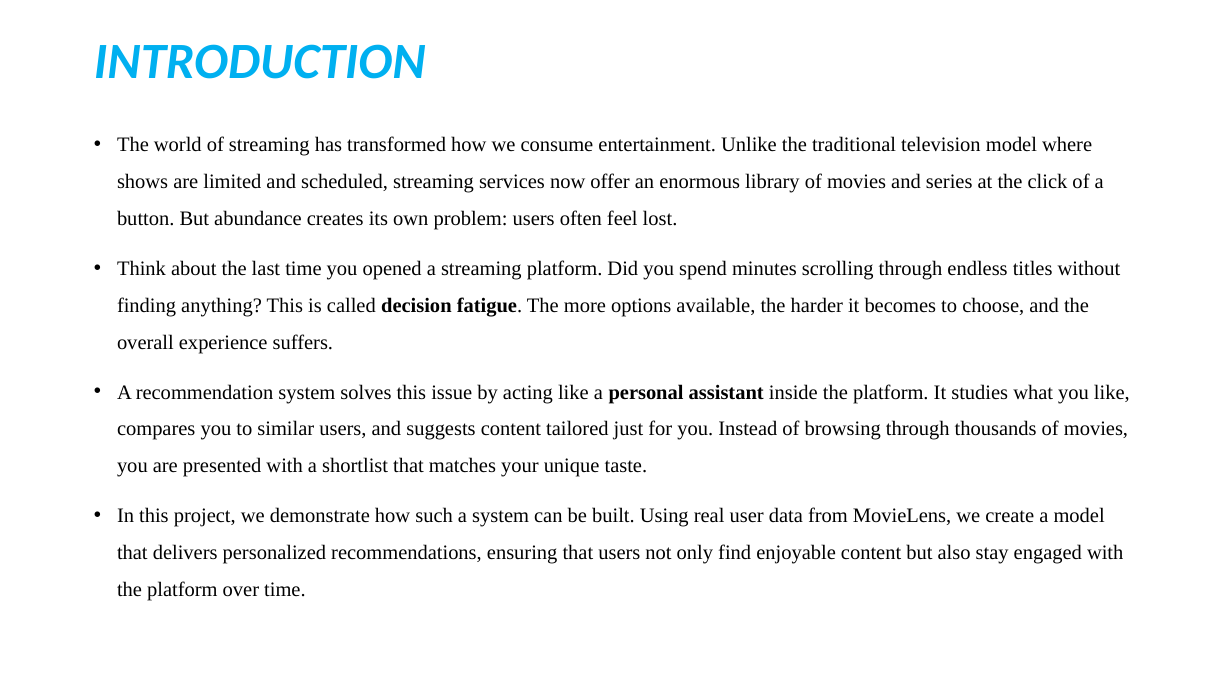
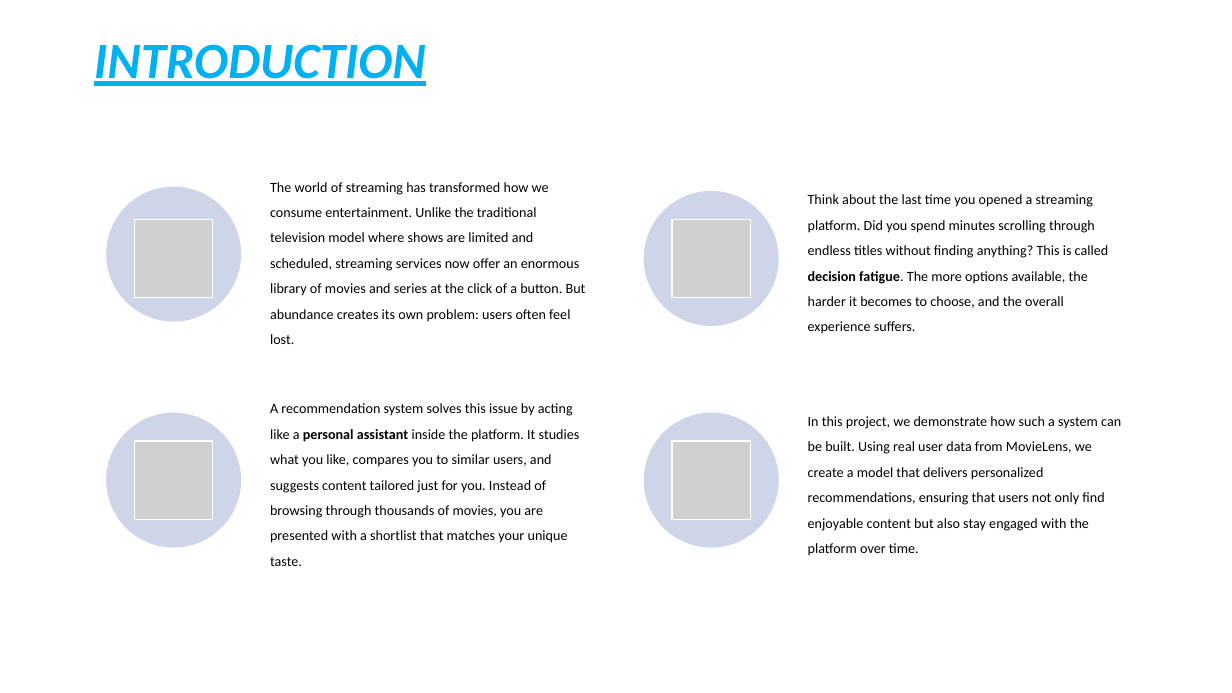
Before and after one commit to H-Rumenya/Group_2_P4_Project, a slide deck: slide 2 of Non-Technical Presentation.pptx. Drawn at 1232x693 pixels with LibreOffice and Linux fonts; fonts in the diff are those of the drawing; grey boxes stand for pictures. Boxes give left, top, right and bottom in pixels: in the first picture for what was removed or moved away, otherwise in the second. Text is boxed around its words. In the diff, an @@ line names an element or a change of style, - is before the commit and + after.

Commit message:
To add modelling,evaluation and conclusion

```diff
--- a/Non-Technical Presentation.pptx
+++ b/Non-Technical Presentation.pptx
@@ title "INTRODUCTION" at (94, 44, 426, 86): underline on @@
@@ text removed at (117, 136, 1130, 601) @@
-• The world of streaming has transformed how we consume entertainment. Unlike the traditional television model where shows are limited and scheduled, streaming services now offer an enormous library of movies and series at the click of a button. But abundance creates its own problem: users often feel lost.
-• Think about the last time you opened a streaming platform. Did you spend minutes scrolling through endless titles without finding anything? This is called decision fatigue. The more options available, the harder it becomes to choose, and the overall experience suffers.
-• A recommendation system solves this issue by acting like a personal assistant inside the platform. It studies what you like, compares you to similar users, and suggests content tailored just for you. Instead of browsing through thousands of movies, you are presented with a shortlist that matches your unique taste.
-• In this project, we demonstrate how such a system can be built. Using real user data from MovieLens, we create a model that delivers personalized recommendations, ensuring that users not only find enjoyable content but also stay engaged with the platform over time.
@@ group added at (106, 182, 1121, 556): 4 ellipses, 4 pictures, 4 texts @@
+The world of streaming has transformed how we consume entertainment. Unlike the traditional television model where shows are limited and scheduled, streaming services now offer an enormous library of movies and series at the click of a button. But abundance creates its own problem: users often feel lost.
+Think about the last time you opened a streaming platform. Did you spend minutes scrolling through endless titles without finding anything? This is called decision fatigue. The more options available, the harder it becomes to choose, and the overall experience suffers.
+A recommendation system solves this issue by acting like a personal assistant inside the platform. It studies what you like, compares you to similar users, and suggests content tailored just for you. Instead of browsing through thousands of movies, you are presented with a shortlist that matches your unique taste.
+In this project, we demonstrate how such a system can be built. Using real user data from MovieLens, we create a model that delivers personalized recommendations, ensuring that users not only find enjoyable content but also stay engaged with the platform over time.
```
Also in this commit, not shown: 3 other slides changed, 3 slides added, 1 slide removed.
